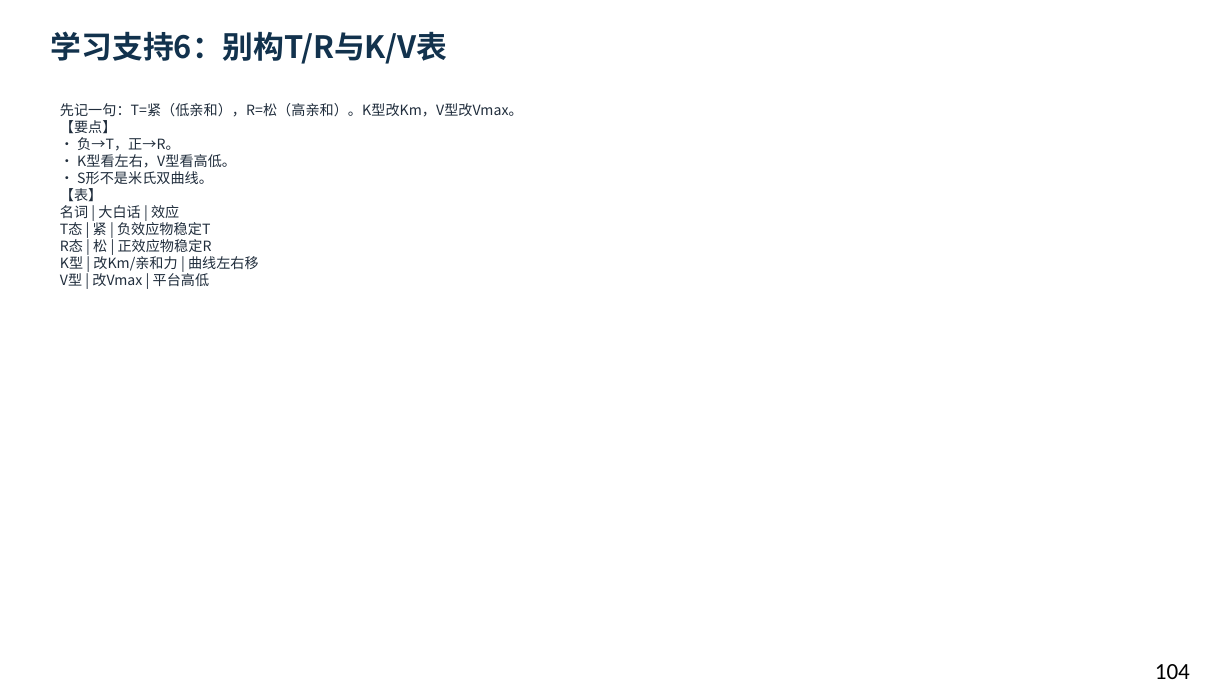
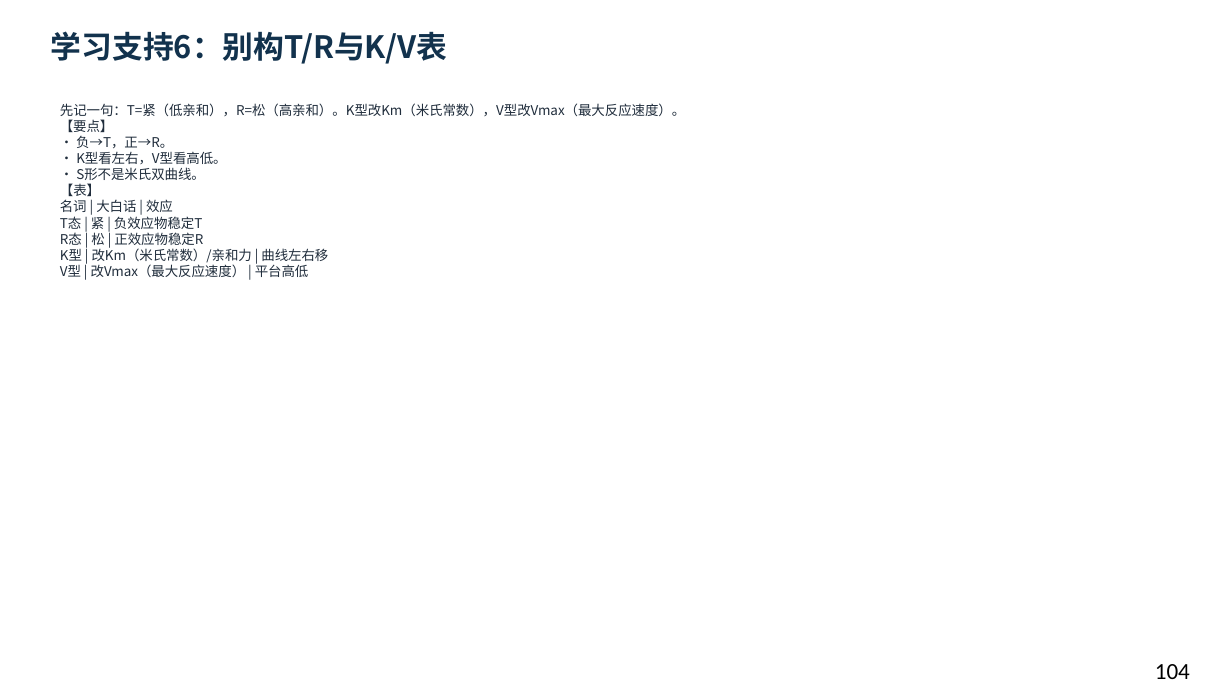
Before and after one commit to newkan-li/Biochemistry, a slide deck: slide 104 of downloads/bc08-ai-style.pptx. Drawn at 1232x693 pixels with LibreOffice and Linux fonts; fonts in the diff are those of the drawing. Boxes give left, top, right and bottom in pixels: in the first picture for what was removed or moved away, otherwise in the second. Text is boxed around its words. In the diff, an @@ line names an element or a change of style, - is before the commit and + after.

```diff
--- a/downloads/bc08-ai-style.pptx
+++ b/downloads/bc08-ai-style.pptx
@@ text at <box>60,103,685,277</box>: text changed; size 11 to 10.5 pt @@
-先记一句：T=紧（低亲和），R=松（高亲和）。K型改Km，V型改Vmax。
-【要点】
-• 负→T，正→R。
-• K型看左右，V型看高低。
-• S形不是米氏双曲线。
-【表】
-名词 | 大白话 | 效应
-T态 | 紧 | 负效应物稳定T
-R态 | 松 | 正效应物稳定R
-K型 | 改Km/亲和力 | 曲线左右移
-V型 | 改Vmax | 平台高低
+先记一句：T=紧（低亲和），R=松（高亲和）。K型改Km（米氏常数），V型改Vmax（最大反应速度）。
+【要点】
+• 负→T，正→R。
+• K型看左右，V型看高低。
+• S形不是米氏双曲线。
+【表】
+名词 | 大白话 | 效应
+T态 | 紧 | 负效应物稳定T
+R态 | 松 | 正效应物稳定R
+K型 | 改Km（米氏常数）/亲和力 | 曲线左右移
+V型 | 改Vmax（最大反应速度） | 平台高低
```
Also in this commit, not shown: 107 other slides changed, 4 other files.
